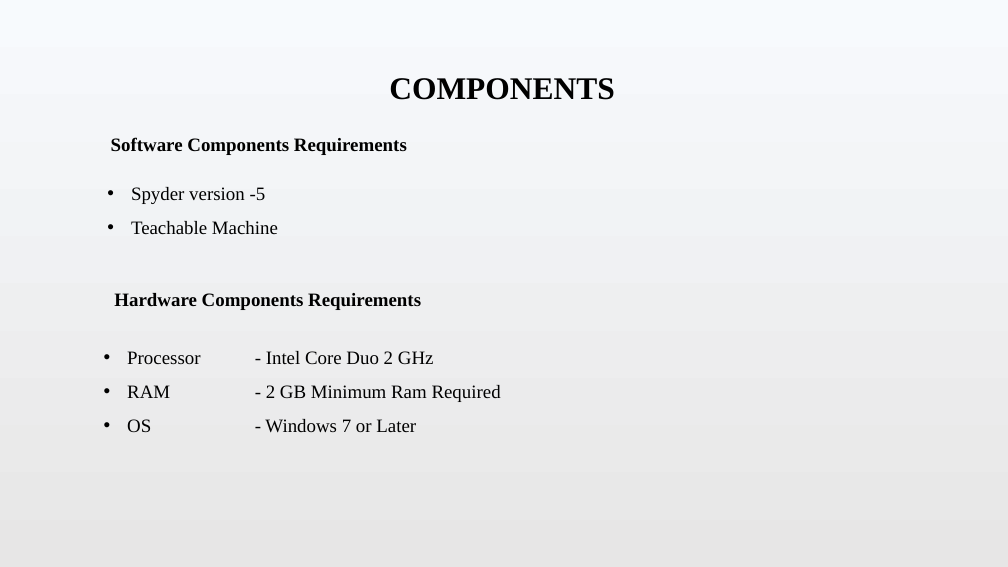
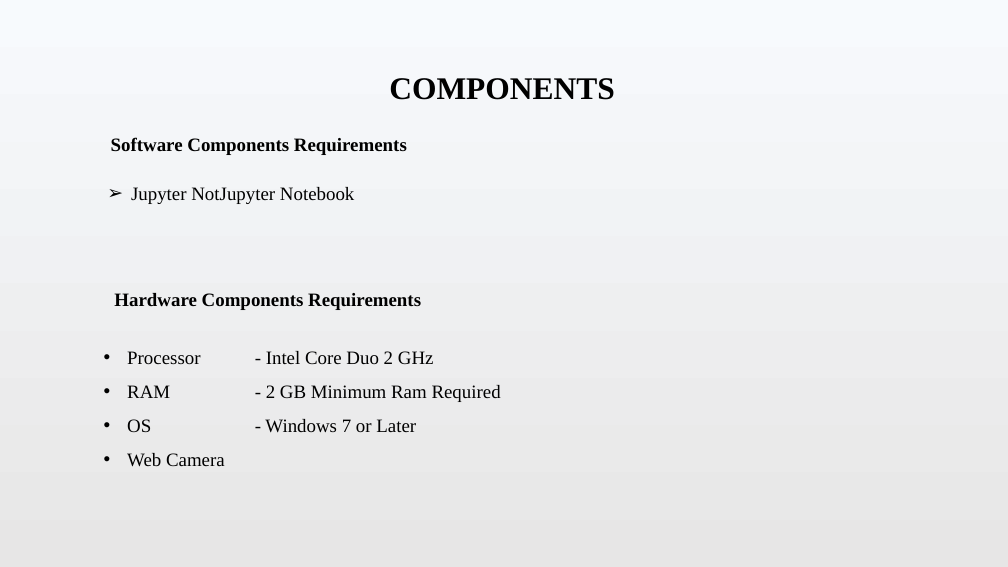
Before and after one commit to Sasimaddi/-Facial-Security-Alert-System-, a slide deck: slide 4 of Face Security.pptx. Drawn at 1008x567 pixels with LibreOffice and Linux fonts; fonts in the diff are those of the drawing. Boxes give left, top, right and bottom in pixels: in the first picture for what was removed or moved away, otherwise in the second. Text is boxed around its words. In the diff, an @@ line names an element or a change of style, - is before the commit and + after.

```diff
--- a/Face Security.pptx
+++ b/Face Security.pptx
@@ text at (131,187,354,204): text changed @@
-• Spyder version -5
-• Teachable Machine
+➢ Jupyter NotJupyter Notebook
@@ text at (127,453,225,466): paragraph added @@
+• Web Camera
```
Also in this commit, not shown: 4 other slides changed, 3 slides added, 2 slides removed, 1 other file.
